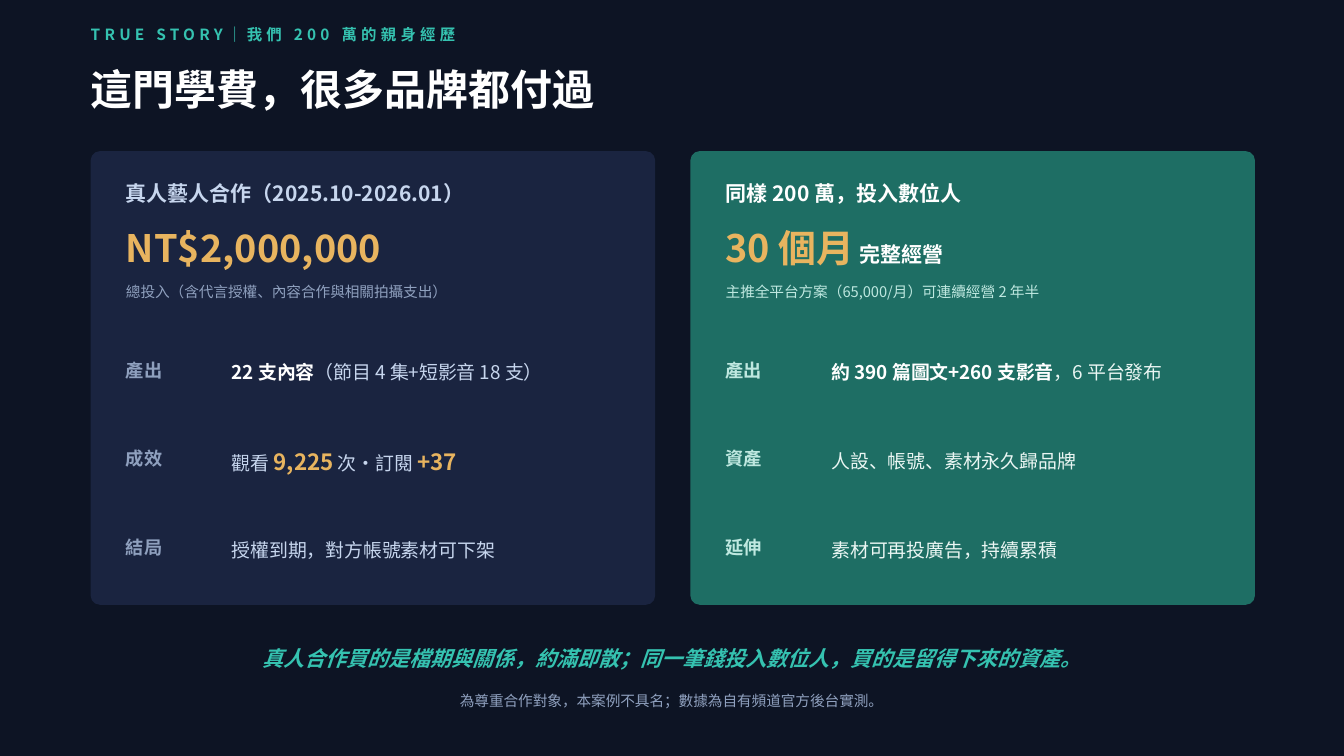
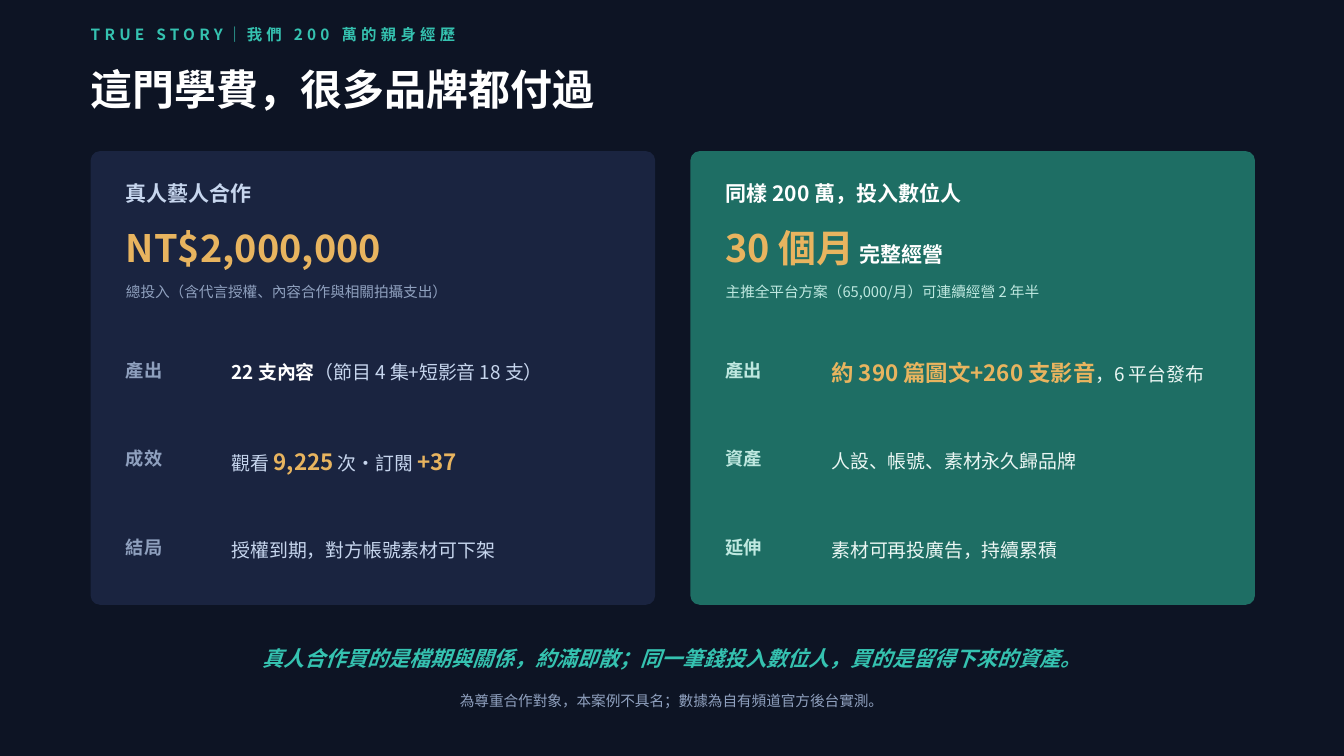
Before and after one commit to pennyhuang-oss/Virtual_KOL_Studio, a slide deck: slide 5 of business/數位人KOL-對外提案簡報.pptx. Drawn at 1344x756 pixels with LibreOffice and Linux fonts; fonts in the diff are those of the drawing. Boxes give left, top, right and bottom in pixels: in the first picture for what was removed or moved away, otherwise in the second. Text is boxed around its words. In the diff, an @@ line names an element or a change of style, - is before the commit and + after.

```diff
--- a/business/數位人KOL-對外提案簡報.pptx
+++ b/business/數位人KOL-對外提案簡報.pptx
@@ text at [126, 183, 252, 203]: text changed @@
-真人藝人合作（2025.10-2026.01）
+真人藝人合作
@@ text "約 390 篇圖文+260 支影音，6 平台發布" at [832, 362, 1204, 383]: size 13.5 to 16 pt, text colour #FFFFFF to #E8B45F in "約 390 篇圖文+260 支影音，6" @@
```
Also in this commit, not shown: 4 other slides changed.
